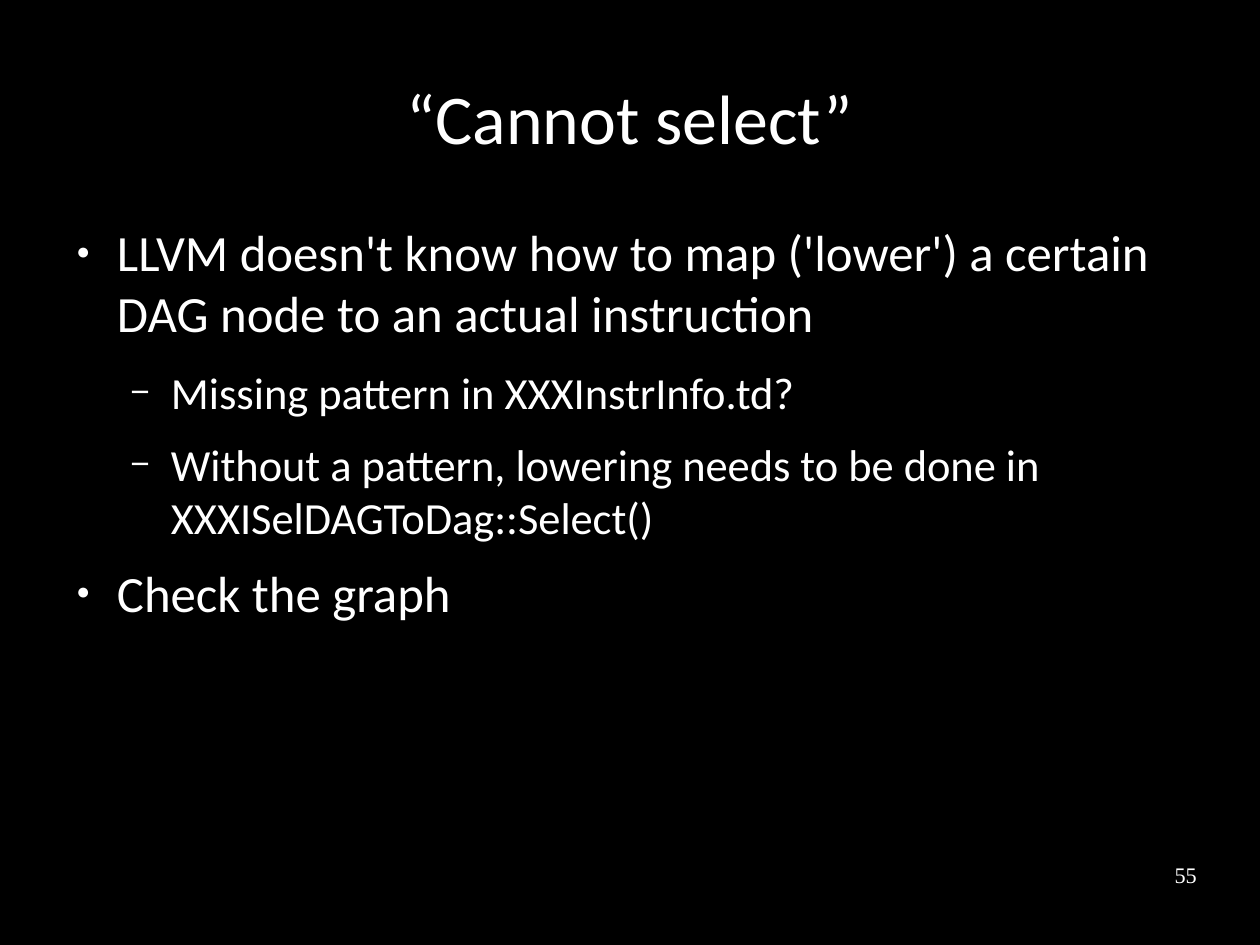
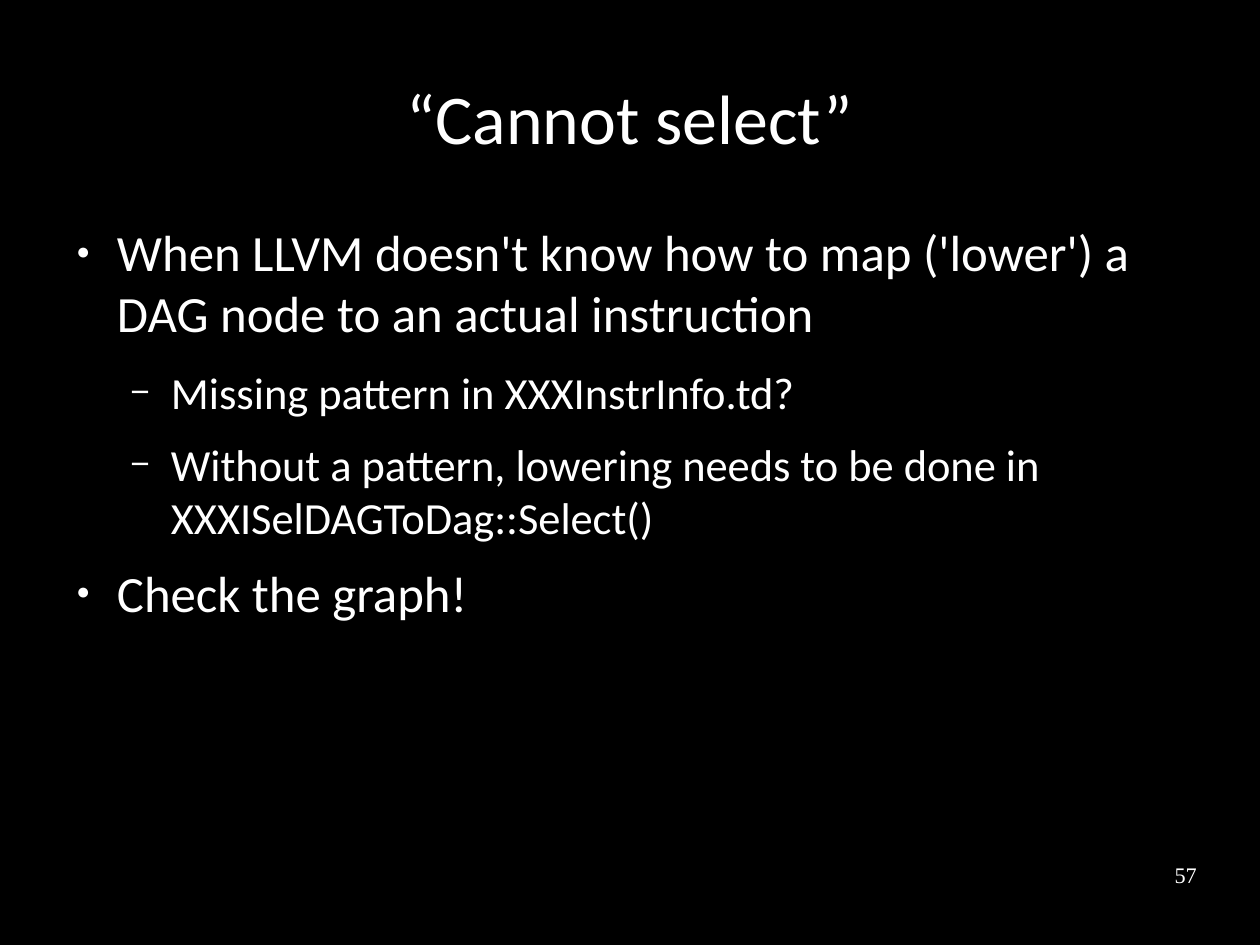
Before and after one commit to frasercrmck/llvm-leg, a slide deck: slide 57 of docs/Codeplay/Slides.odp (slide 55 before the commit). Drawn at 1260x945 pixels with LibreOffice and Linux fonts; fonts in the diff are those of the drawing. Boxes give left, top, right and bottom in pixels: in the first picture for what was removed or moved away, otherwise in the second. Text is boxed around its words. In the diff, an @@ line names an element or a change of style, - is before the commit and + after.

```diff
--- a/docs/Codeplay/Slides.odp
+++ b/docs/Codeplay/Slides.odp
@@ text at (x1=117, y1=234, x2=1129, y2=333): text changed @@
-● LLVM doesn't know how to map ('lower') a certain DAG node to an actual instruction
+● When LLVM doesn't know how to map ('lower') a DAG node to an actual instruction
@@ text at (x1=117, y1=576, x2=467, y2=621): text changed @@
-● Check the graph
+● Check the graph!
@@ page number at (x1=1175, y1=868, x2=1197, y2=884): text changed @@
-55
+57
```
Also in this commit, not shown: 33 other slides changed, 4 slides added, 1 slide removed.
